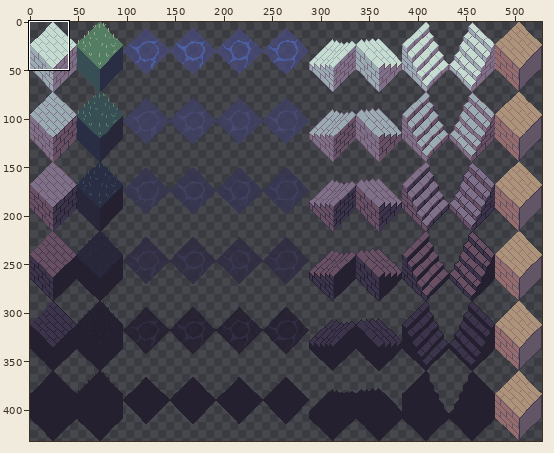
File history of a sprite sheet, resources/pngs/blocks.png. The picture above shows the old version from afar; the outline marks the close-up.
Close-up. First the earlier version:
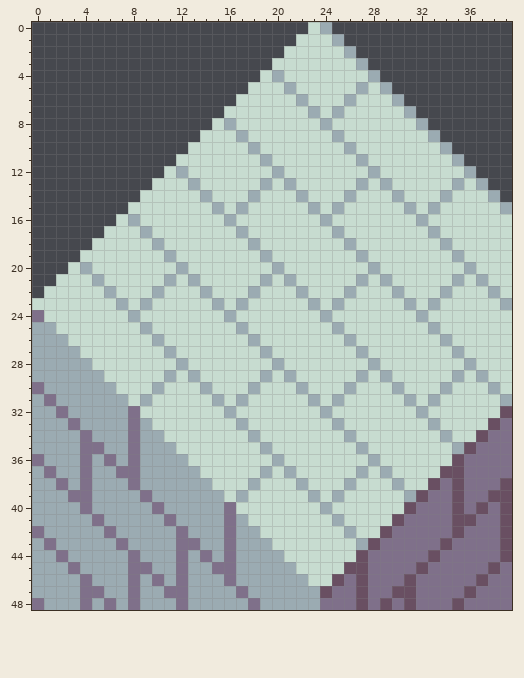
The file is 528x432 pixels. Colours within 5 levels of each other are drawn and written as one. Shown: x 0..39, y 0..48.
Now the later version:
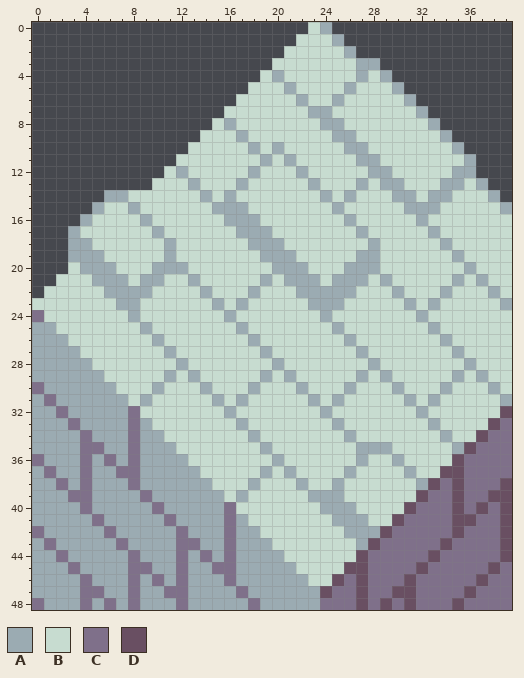
Palette (. is transparent): A #9babb2  B #c7dcd0  C #7f708a  D #694f62
Diff:
{"y":3,"x":28,"old":".","new":"A"}
{"y":4,"x":27,"old":"BA.","new":"ABA"}
{"y":5,"x":26,"old":"BA","new":"AB"}
{"y":5,"x":29,"old":"A.","new":"BA"}
{"y":6,"x":25,"old":"BA","new":"AB"}
{"y":6,"x":30,"old":"A.","new":"BA"}
{"y":7,"x":24,"old":"BA","new":"AB"}
{"y":7,"x":31,"old":"A.","new":"BA"}
{"y":8,"x":25,"old":"B","new":"A"}
{"y":8,"x":32,"old":"A.","new":"BA"}
{"y":9,"x":26,"old":"B","new":"A"}
{"y":9,"x":33,"old":"A.","new":"BA"}
{"y":10,"x":20,"old":"B","new":"A"}
{"y":10,"x":27,"old":"B","new":"A"}
{"y":10,"x":34,"old":"A.","new":"BA"}
{"y":11,"x":21,"old":"B","new":"A"}
{"y":11,"x":28,"old":"B","new":"A"}
{"y":11,"x":35,"old":"A.","new":"BA"}
{"y":12,"x":18,"old":"B","new":"A"}
{"y":12,"x":20,"old":"A","new":"B"}
{"y":12,"x":22,"old":"B","new":"A"}
{"y":12,"x":29,"old":"B","new":"A"}
{"y":12,"x":35,"old":"B","new":"A"}
{"y":13,"x":17,"old":"B","new":"A"}
{"y":13,"x":19,"old":"A","new":"B"}
{"y":13,"x":21,"old":"A","new":"B"}
{"y":13,"x":23,"old":"B","new":"A"}
{"y":13,"x":30,"old":"B","new":"A"}
{"y":13,"x":34,"old":"B","new":"A"}
{"y":14,"x":6,"old":"...","new":"AAB"}
{"y":14,"x":16,"old":"B","new":"A"}
{"y":14,"x":18,"old":"A","new":"B"}
{"y":14,"x":22,"old":"A","new":"B"}
{"y":14,"x":24,"old":"B","new":"A"}
{"y":14,"x":31,"old":"B","new":"A"}
{"y":14,"x":33,"old":"B","new":"A"}
{"y":15,"x":5,"old":"...B","new":"ABBA"}
{"y":15,"x":16,"old":"B","new":"A"}
{"y":15,"x":23,"old":"A","new":"B"}
{"y":15,"x":32,"old":"B","new":"A"}
{"y":16,"x":4,"old":"...","new":"ABB"}
{"y":16,"x":8,"old":"AB","new":"BA"}
{"y":16,"x":17,"old":"BB","new":"AA"}
{"y":16,"x":24,"old":"A","new":"B"}
{"y":16,"x":26,"old":"B","new":"A"}
{"y":17,"x":3,"old":"...","new":"ABB"}
{"y":17,"x":9,"old":"AB","new":"BA"}
{"y":17,"x":18,"old":"BB","new":"AA"}
{"y":17,"x":25,"old":"A","new":"B"}
{"y":17,"x":27,"old":"B","new":"A"}
{"y":18,"x":3,"old":"..","new":"AA"}
{"y":18,"x":10,"old":"AB","new":"BA"}
{"y":18,"x":19,"old":"BB","new":"AA"}
{"y":18,"x":26,"old":"A","new":"B"}
{"y":18,"x":28,"old":"B","new":"A"}
{"y":19,"x":3,"old":".BB","new":"AAA"}
{"y":19,"x":20,"old":"BB","new":"AA"}
{"y":19,"x":28,"old":"B","new":"A"}
{"y":20,"x":5,"old":"BB","new":"AA"}
{"y":20,"x":10,"old":"BB","new":"AA"}
{"y":20,"x":21,"old":"BB","new":"AA"}
{"y":20,"x":26,"old":"BB","new":"AA"}
{"y":21,"x":6,"old":"BB","new":"AA"}
{"y":21,"x":9,"old":"BBA","new":"AAB"}
{"y":21,"x":22,"old":"BB","new":"AA"}
{"y":21,"x":25,"old":"BB","new":"AA"}
{"y":22,"x":7,"old":"BBBA","new":"AAAB"}
{"y":22,"x":23,"old":"BBB","new":"AAA"}
{"y":23,"x":8,"old":"BA","new":"AB"}
{"y":23,"x":24,"old":"B","new":"A"}
{"y":35,"x":28,"old":"BB","new":"AA"}
{"y":36,"x":27,"old":"BA","new":"AB"}
{"y":36,"x":30,"old":"B","new":"A"}
{"y":37,"x":26,"old":"BA","new":"AB"}
{"y":37,"x":29,"old":"A","new":"B"}
{"y":37,"x":31,"old":"B","new":"A"}
{"y":38,"x":25,"old":"BA","new":"AB"}
{"y":38,"x":30,"old":"A","new":"B"}
{"y":38,"x":32,"old":"B","new":"A"}
{"y":39,"x":24,"old":"B","new":"A"}
{"y":39,"x":31,"old":"A","new":"B"}
{"y":40,"x":25,"old":"BB","new":"AA"}
{"y":41,"x":26,"old":"BB","new":"AA"}
{"y":42,"x":27,"old":"BB","new":"AA"}
{"label":"changed","picture_box":[224,58,476,310]}
{"label":"changed","picture_box":[68,190,176,310]}
{"label":"changed","picture_box":[320,442,428,538]}
